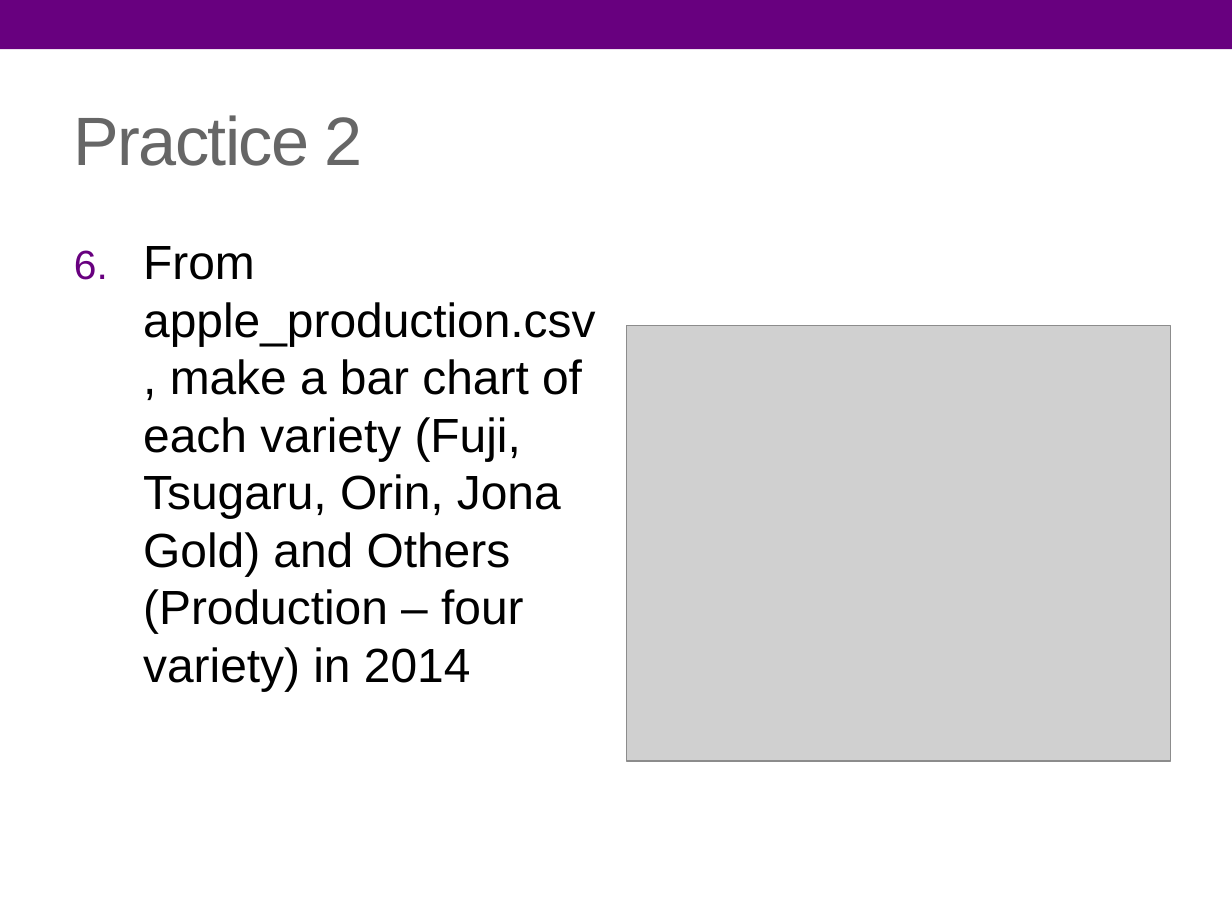
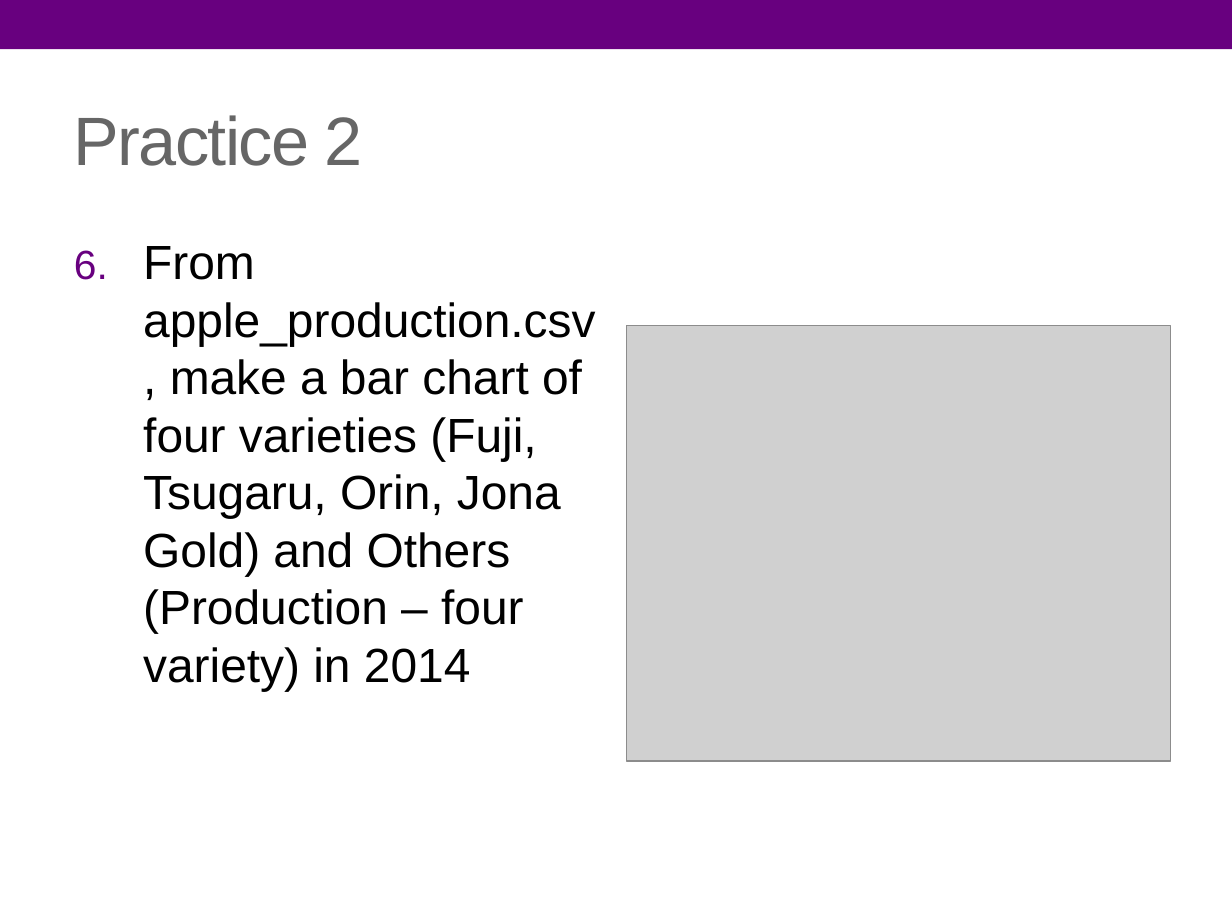
Before and after one commit to arity-r/pRactice, a slide deck: slide 12 of pRactice.pptx. Drawn at 1232x924 pixels with LibreOffice and Linux fonts; fonts in the diff are those of the drawing; grey boxes stand for pictures. Boxes give left, top, right and bottom in pixels: in the first picture for what was removed or moved away, otherwise in the second. Text is boxed around its words. In the diff, an @@ line names an element or a change of style, - is before the commit and + after.

Commit message:
fixed typo

```diff
--- a/pRactice.pptx
+++ b/pRactice.pptx
@@ text at box(143, 246, 595, 691): text changed @@
-6. From apple_production.csv, make a bar chart of each variety (Fuji, Tsugaru, Orin, Jona Gold) and Others (Production – four variety) in 2014
+6. From apple_production.csv, make a bar chart of four varieties (Fuji, Tsugaru, Orin, Jona Gold) and Others (Production – four variety) in 2014
```
Also in this commit, not shown: 2 other slides changed.
